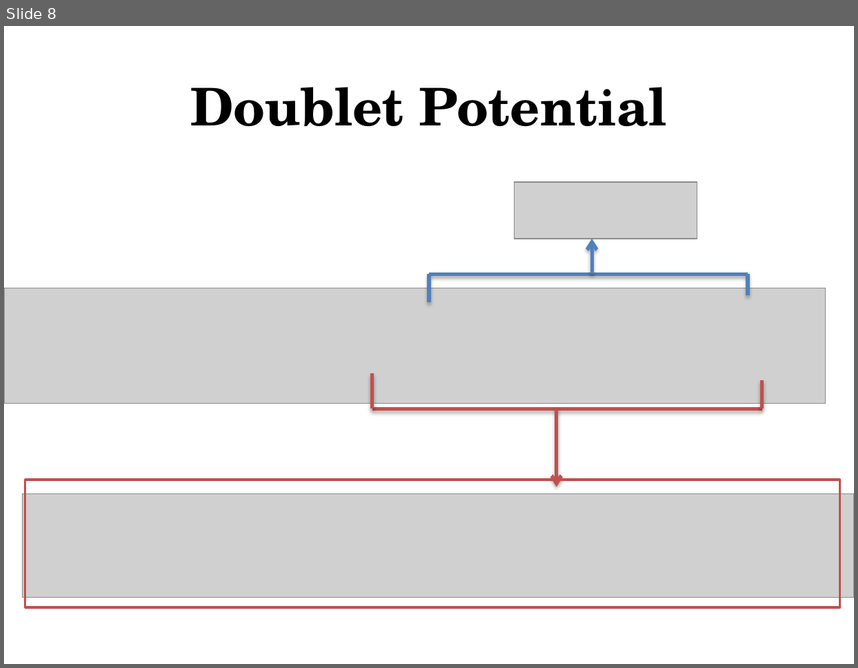
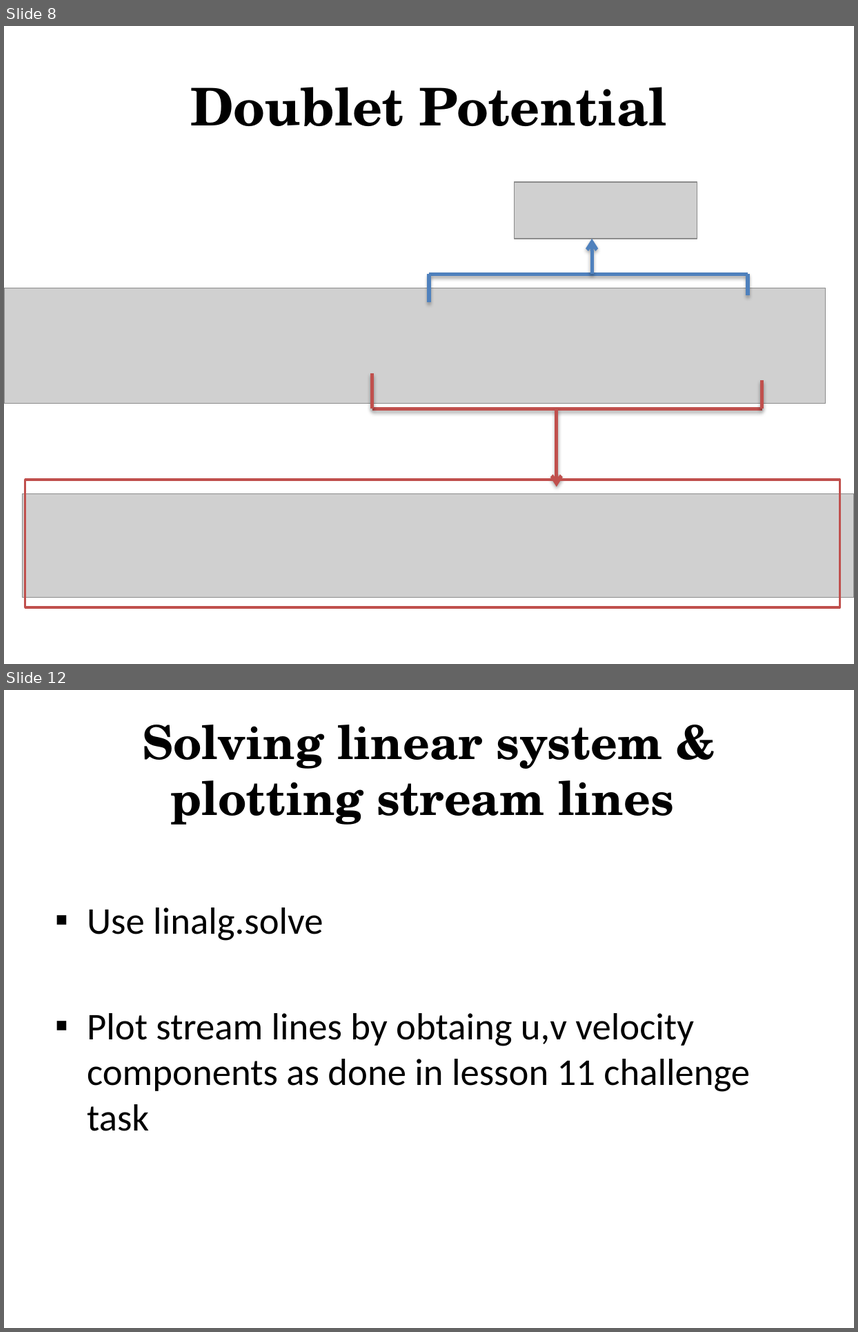
Before and after one commit to kathernandez/AeroHydro, a slide deck: Final Project/Wake Panel Method.pptx. Shown one above the other, each under a label of ours: slide 8 before the commit, slides 8 and 12 after it; the slides between them are not shown. The pictures are 858x668 and 858x1332 pixels, drawn with LibreOffice and Linux fonts; fonts in the diff are those of the drawing; grey boxes stand for pictures. Boxes give left, top, right and bottom in pixels: in the first picture for what was removed or moved away, otherwise in the second. Text is boxed around its words. In the diff, an @@ line names an element or a change of style, - is before the commit and + after.

```diff
--- a/Final Project/Wake Panel Method.pptx
+++ b/Final Project/Wake Panel Method.pptx
@@ slide 12 added at [4,690,854,1328], background #FFFFFF @@
@@ title added at [142,724,674,825], 39.6 pt, text #000000, bold @@
+Solving linear system & plotting stream lines
@@ text added at [87,907,750,1131], 32 pt, text #000000 @@
+▪ Use linalg.solve
+▪ Plot stream lines by obtaing u,v velocity components as done in lesson 11 challenge task
```
Also in this commit, not shown: 1 slide changed, 5 other slides added, 1 slide removed, 2 other files.
